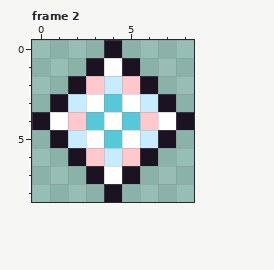
One commit to this pixel-art file: src/art/sprites/bloom.aseprite. That is the earlier state.
9x9 pixels, 2 frames. Colours within 5 levels of each other are drawn and written as one. Shown: frame 2. The commit also changed other frames, which this record leaves out.
The same view after the edit:
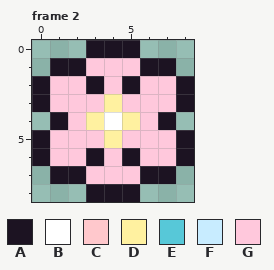
Palette (. is transparent): A #1c1322  B #ffffff  C #ffc8cc  D #fff1a0  E #57c8d8  F #c8ecff  G #ffc8dc
Change:
Changed rows in their new state; - is an unchanged pixel.
Frame 2:
first column x 0:
0 ---A-A---
1 -AAGGGAA-
2 AGGAGAGGA
3 AGGGDGGGA
4 .AGD-DGA.
5 AGGGDGGGA
6 AGGAGAGGA
7 -AAGGGAA-
8 ---A-A---
